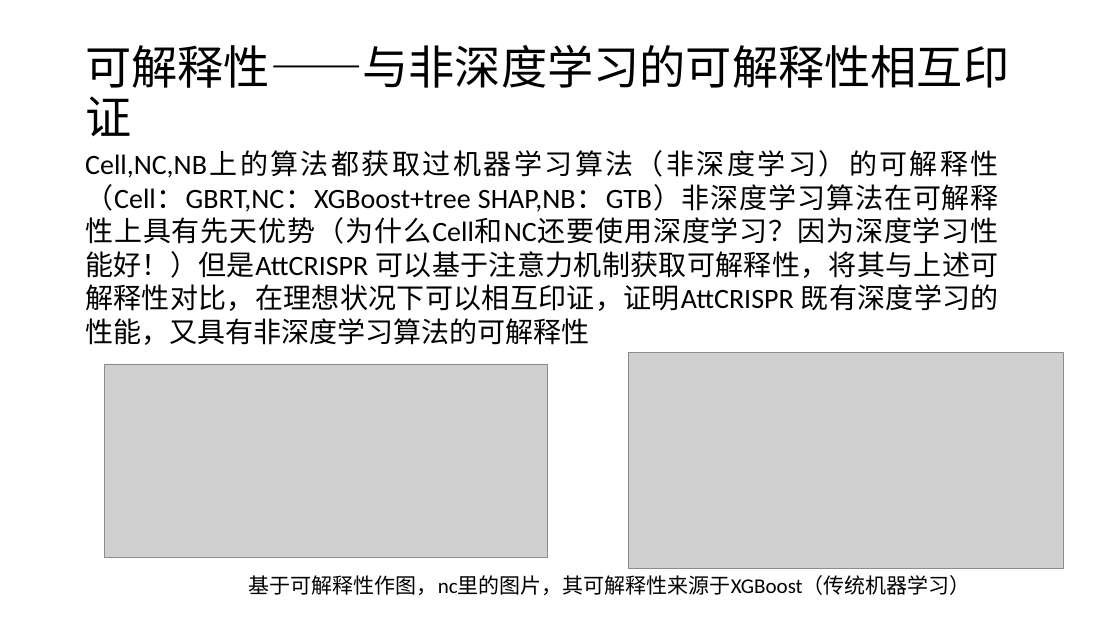
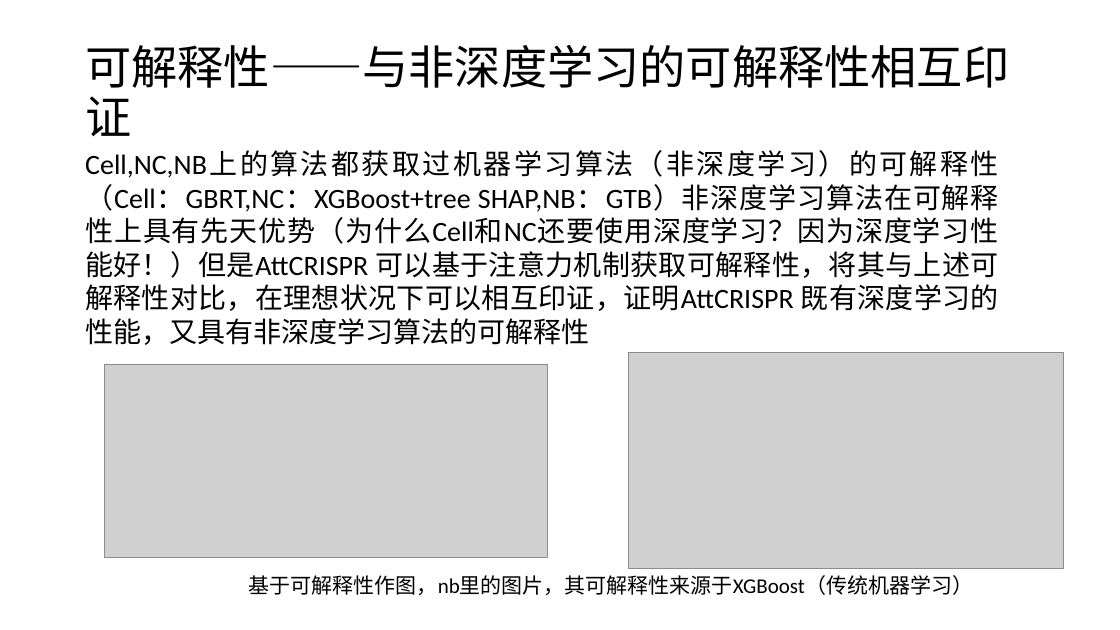
Before and after one commit to South-Walker/AttCRISPR, a slide deck: slide 8 of 组会7-26改.pptx. Drawn at 1120x630 pixels with LibreOffice and Linux fonts; fonts in the diff are those of the drawing; grey boxes stand for pictures. Boxes give left, top, right and bottom in pixels: in the first picture for what was removed or moved away, otherwise in the second. Text is boxed around its words. In the diff, an @@ line names an element or a change of style, - is before the commit and + after.

```diff
--- a/组会7-26改.pptx
+++ b/组会7-26改.pptx
@@ text at (249,575,973,595): text changed @@
-基于可解释性作图，nc里的图片，其可解释性来源于XGBoost（传统机器学习）
+基于可解释性作图，nb里的图片，其可解释性来源于XGBoost（传统机器学习）
```
Also in this commit, not shown: 1 other slide changed, 1 slide added, 3 other files.
